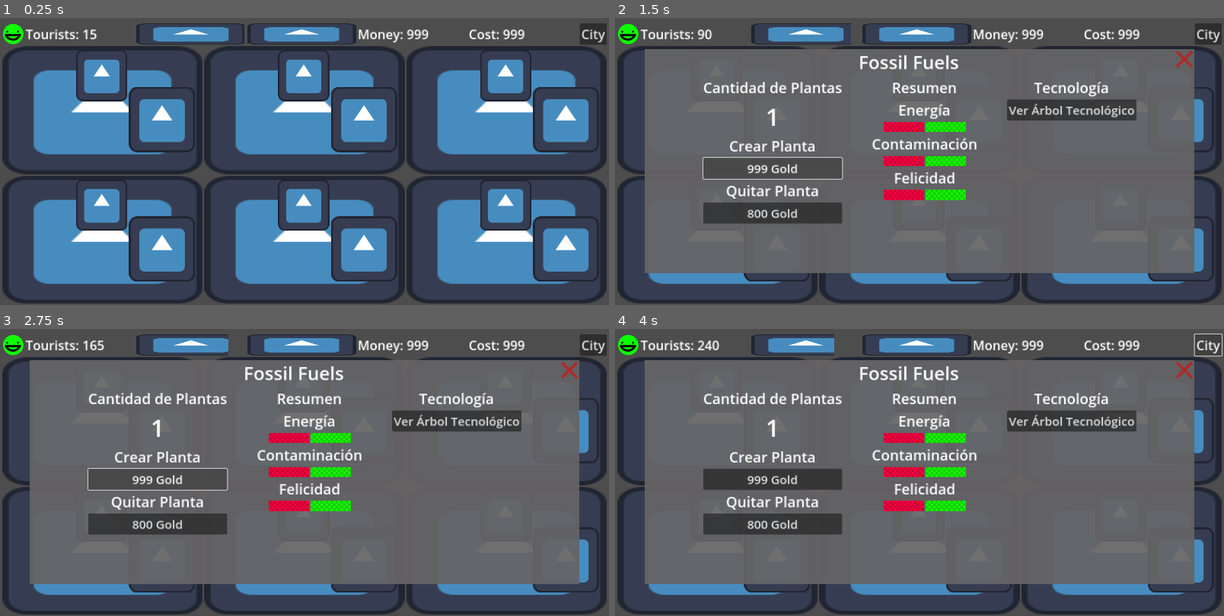
Above: before the commit, frames 1-4 (two rows, left to right).
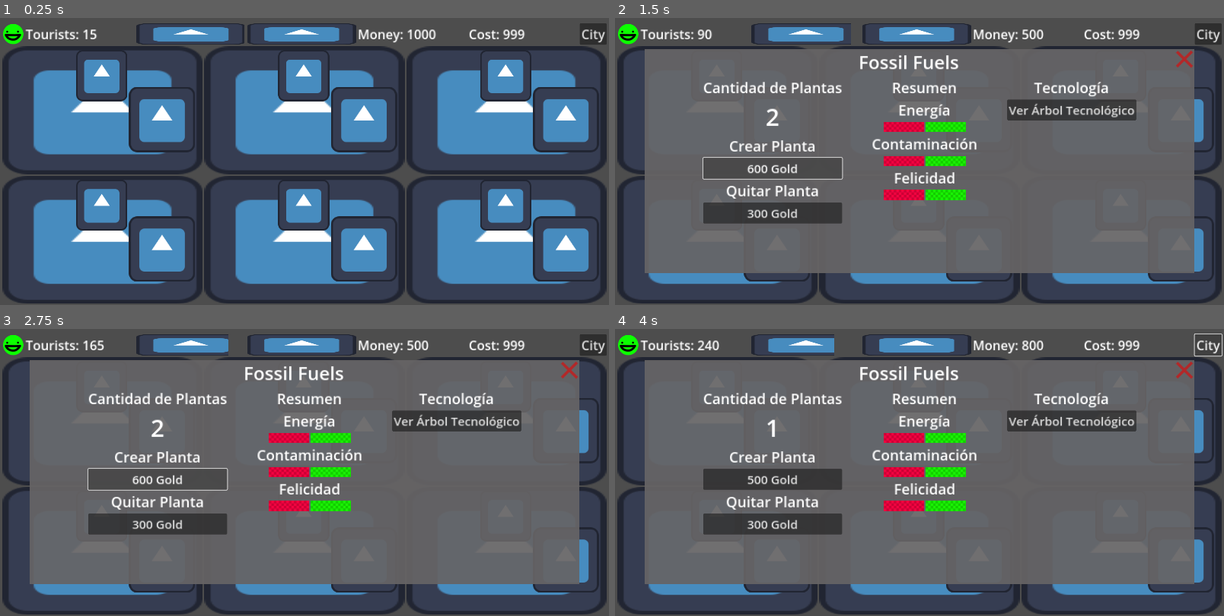
Above: after the commit, the same moments.

Repository: daniel-macias/energy-game
Game: Godot game, scene res://scenes/game.tscn
The game is run twice, just before and just after one commit, with the same random seed, the same clock (stepped at 60 frames per second) and the same inputs. The engine's default icon, where the game draws it, is replaced by a stand-in: a white triangle on a blue panel in a dark square.
Inputs (mouse positions are in pixels of both pictures, inside the frame that each line leads up to):
- Up to frame 1 (0.25 s): no input
- Up to frame 2 (1.5 s): click (718, 75) at 0.52 s; click "999 Gold" (after the commit: "500 Gold") at 1.25 s
- Up to frame 3 (2.75 s): click "999 Gold" (after the commit: "600 Gold") at 2 s
- Up to frame 4 (4 s): click "800 Gold" (after the commit: "300 Gold") at 2.75 s; click "City" at 3.5 s

The runs differ from the first frame. In frame 1, less than 0.1% of the frame differs, in the area x 66-72%, y 3-8%; in frame 2, 0.2%, in the area x 21-71%, y 3-70%; in frame 3, 0.2%; in frame 4, 0.1%.

Commit message:
added room creating and deletion

Diff:
--- a/scenes/game.tscn
+++ b/scenes/game.tscn
@@ -76,7 +76,7 @@
 layout_mode = 2
 size_flags_horizontal = 3
 theme_override_font_sizes/font_size = 32
-text = "Money: 999"
+text = "Money: 1000"
 
 [node name="Cost" type="Label" parent="VBoxContainer/HBoxContainer"]
 layout_mode = 2
@@ -98,26 +98,32 @@
 [node name="Control" parent="VBoxContainer/GridContainer" instance=ExtResource("2_ylmqk")]
 layout_mode = 2
 plant_amount = 1
+id = 0
 
 [node name="Control2" parent="VBoxContainer/GridContainer" instance=ExtResource("2_ylmqk")]
 layout_mode = 2
 energy_type = "Hydroelectric"
+id = 1
 
 [node name="Control3" parent="VBoxContainer/GridContainer" instance=ExtResource("2_ylmqk")]
 layout_mode = 2
 energy_type = "Wind Power"
+id = 2
 
 [node name="Control4" parent="VBoxContainer/GridContainer" instance=ExtResource("2_ylmqk")]
 layout_mode = 2
 energy_type = "Solar Power"
+id = 3
 
 [node name="Control5" parent="VBoxContainer/GridContainer" instance=ExtResource("2_ylmqk")]
 layout_mode = 2
 energy_type = "Geothermal"
+id = 4
 
 [node name="Control6" parent="VBoxContainer/GridContainer" instance=ExtResource("2_ylmqk")]
 layout_mode = 2
 energy_type = "Nuclear"
+id = 5
 
 [node name="PanelContainer" type="PanelContainer" parent="."]
 layout_mode = 1
--- a/scripts/GameManager.gd
+++ b/scripts/GameManager.gd
@@ -8,6 +8,8 @@
 var cleanliness = 100  # 0 to 100
 var money = 1000
 var cost = 0
+var rooms = []
+var currently_selected_room = -1  # -1 means no room is currently selected
 
 # Image paths
 var happiness_images = [
@@ -52,6 +54,15 @@
 	create_plant_button.pressed.connect(_on_CreatePlantButton_pressed)
 	remove_plant_button.pressed.connect(_on_RemovePlantButton_pressed)
 
+	rooms = [
+		$VBoxContainer/GridContainer/Control,
+		$VBoxContainer/GridContainer/Control2,
+		$VBoxContainer/GridContainer/Control3,
+		$VBoxContainer/GridContainer/Control4,
+		$VBoxContainer/GridContainer/Control5,
+		$VBoxContainer/GridContainer/Control6
+	]
+
 func _on_CreatePlantButton_pressed():
 	var room = get_selected_room()
 	if room:
@@ -62,7 +73,8 @@
 	if room:
 		room.remove_plant()
 
-func update_panel(plant_amount, plant_cost, remove_plant_refund):
+func update_panel(plant_amount, plant_cost, remove_plant_refund, id):
+	currently_selected_room = id
 	plant_amount_label.text = str(plant_amount)
 	create_plant_button.text = str(plant_cost) + " Gold"
 	remove_plant_button.text = str(remove_plant_refund) + " Gold"
@@ -70,7 +82,7 @@
 func get_selected_room():
 	# Logic to get the currently selected room based on the UI, e.g., a variable tracking the active room
 	# Placeholder: returns the first room for example purposes
-	return $GridContainer/Control
+	return rooms[currently_selected_room]
 
 func show_energy_panel(energy_type):
 	energy_title.text = energy_type
--- a/scripts/Room.gd
+++ b/scripts/Room.gd
@@ -7,9 +7,10 @@
 @export var clicker_reward = 10  # Reward when clicking the Clicker button
 @export var energy_type = "Fossil Fuels"
 @export var plant_amount = 0
-@export var plant_cost = 999  # Initial cost to create a plant
-@export var remove_plant_refund = 800  # Amount refunded when a plant is removed
+@export var plant_cost = 500  # Initial cost to create a plant
+@export var remove_plant_refund = 300  # Amount refunded when a plant is removed
 @export var cost_increase_per_plant = 100  # How much the cost increases per plant
+@export var id = -1
 
 
 # Node references
@@ -40,7 +41,7 @@
 func _on_RoomButton_pressed():
 	 # Call the main scene's function to show the energy panel with this room's energy type
 	get_parent().get_parent().get_parent().show_energy_panel(energy_type)
-	get_parent().get_parent().get_parent().update_panel(plant_amount, plant_cost, remove_plant_refund)
+	get_parent().get_parent().get_parent().update_panel(plant_amount, plant_cost, remove_plant_refund, id)
 
 # Function to handle the Notification button press
 func _on_Notification_pressed():
@@ -49,18 +50,18 @@
 	notification_time_target = notification_interval + randf() * notification_interval_randomness
 
 func create_plant():
-	if get_parent().money >= plant_cost:
+	if get_parent().get_parent().get_parent().money >= plant_cost:
 		plant_amount += 1
-		get_parent().update_money(-plant_cost)
+		get_parent().get_parent().get_parent().update_money(-plant_cost)
 		plant_cost += cost_increase_per_plant  # Increase the cost after purchasing
-		get_parent().update_panel(plant_amount, plant_cost, remove_plant_refund)
+		get_parent().get_parent().get_parent().update_panel(plant_amount, plant_cost, remove_plant_refund, id)
 
 func remove_plant():
 	if plant_amount > 0:
 		plant_amount -= 1
-		get_parent().update_money(remove_plant_refund)
+		get_parent().get_parent().get_parent().update_money(remove_plant_refund)
 		plant_cost -= cost_increase_per_plant  # Optional: Decrease the cost after selling
-		get_parent().update_panel(plant_amount, plant_cost, remove_plant_refund)
+		get_parent().get_parent().get_parent().update_panel(plant_amount, plant_cost, remove_plant_refund, id)
 
 # Update the room every frame
 func _process(delta):
